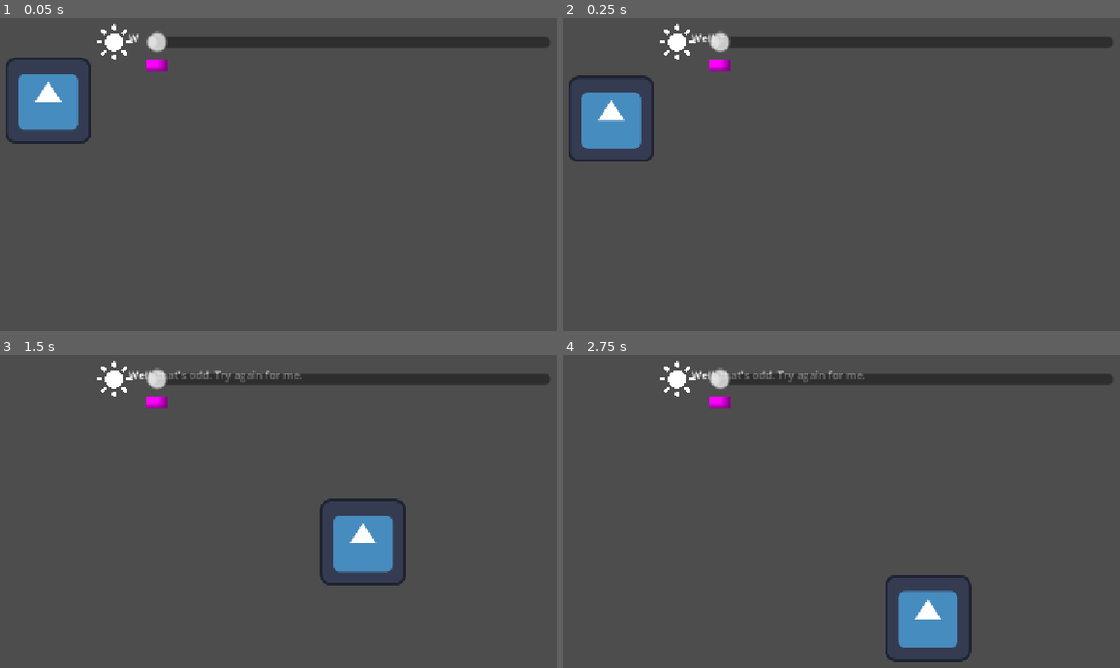
Above: before the commit, frames 1-4 (two rows, left to right).
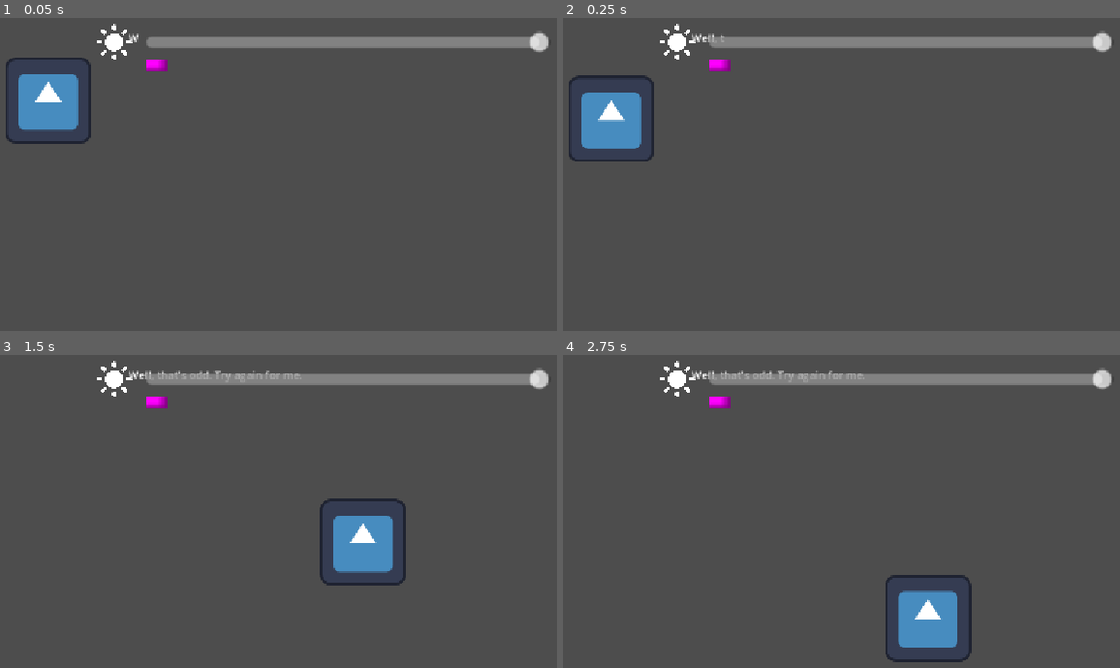
Above: after the commit, the same moments.

Repository: BiggestChe/Brackeys_Game_Jam
Game: Godot game, scene res://Mechanics/drag_drop_test.tscn
The game is run twice, just before and just after one commit, with the same random seed, the same clock (stepped at 60 frames per second) and the same inputs. The engine's default icon, where the game draws it, is replaced by a stand-in: a white triangle on a blue panel in a dark square.
Inputs (mouse positions are in pixels of both pictures, inside the frame that each line leads up to):
- Up to frame 1 (0.05 s): no input
- Up to frame 2 (0.25 s): no input
- Up to frame 3 (1.5 s): drag from (50, 520) to (412, 430) at 0.52 s; drag from (183, 545) to (295, 611) at 1.27 s
- Up to frame 4 (2.75 s): tap Enter at 2 s; move the mouse to (975, 430) at 2.02 s; hold D (move_right) from 2.03 s (still down)

The runs differ from the first frame. In frame 1, 2.8% of the frame differs, in the area x 26-99%, y 4-12%; in frame 2, 2.8%; in frame 3, 2.8%; in frame 4, 2.8%.
Error in both runs: Invalid assignment of property or key 'stream' with value of type 'AudioStreamOggVorbis' on a base object of type 'Nil'. (res://Mechanics/narrator_manager.gd:2…

Commit message:
room can now start dark

Diff:
--- a/Mechanics/brightnesslider.gd
+++ b/Mechanics/brightnesslider.gd
@@ -8,11 +8,12 @@
 # Called when the node enters the scene tree for the first time.
 func _ready() -> void:
 	var px_size = h_slider.size * h_slider.scale
-	var t = Transform2D(0, 	Vector2(0.001, 1), 0, Vector2(-px_size.x / 2, 0))
+	var value = h_slider.value
+	var t = Transform2D(0, 	Vector2(value / 105, 1), 0, Vector2((px_size.x * ((value / 105) - 1)) / 2, 0))
 	bar_collider.transform = t
 
 func _on_h_slider_value_changed(value: float) -> void:
-	world_environment.environment.adjustment_brightness = 1 - (value / 100)
+	world_environment.environment.adjustment_brightness = value / 100
 
 	var px_size = h_slider.size * h_slider.scale
 	var t = Transform2D(0, 	Vector2(value / 105, 1), 0, Vector2((px_size.x * ((value / 105) - 1)) / 2, 0))
--- a/Mechanics/brightnesslider.tscn
+++ b/Mechanics/brightnesslider.tscn
@@ -65,14 +65,14 @@
 size_flags_horizontal = 4
 size_flags_vertical = 1
 min_value = 0.001
-value = 0.001
+value = 100.0
 metadata/_edit_use_anchors_ = true
 
 [node name="barCollider" type="CollisionShape2D" parent="DraggablePhysicsBody2D" unique_id=1674042419]
 shape = SubResource("RectangleShape2D_avisv")
 
 [node name="handleCollider" type="CollisionShape2D" parent="DraggablePhysicsBody2D" unique_id=1137102739]
-position = Vector2(-284, 0)
+position = Vector2(284, 0)
 shape = SubResource("CircleShape2D_p4ttq")
 
 [node name="Sprite2D" type="Sprite2D" parent="DraggablePhysicsBody2D" unique_id=1636298286]
